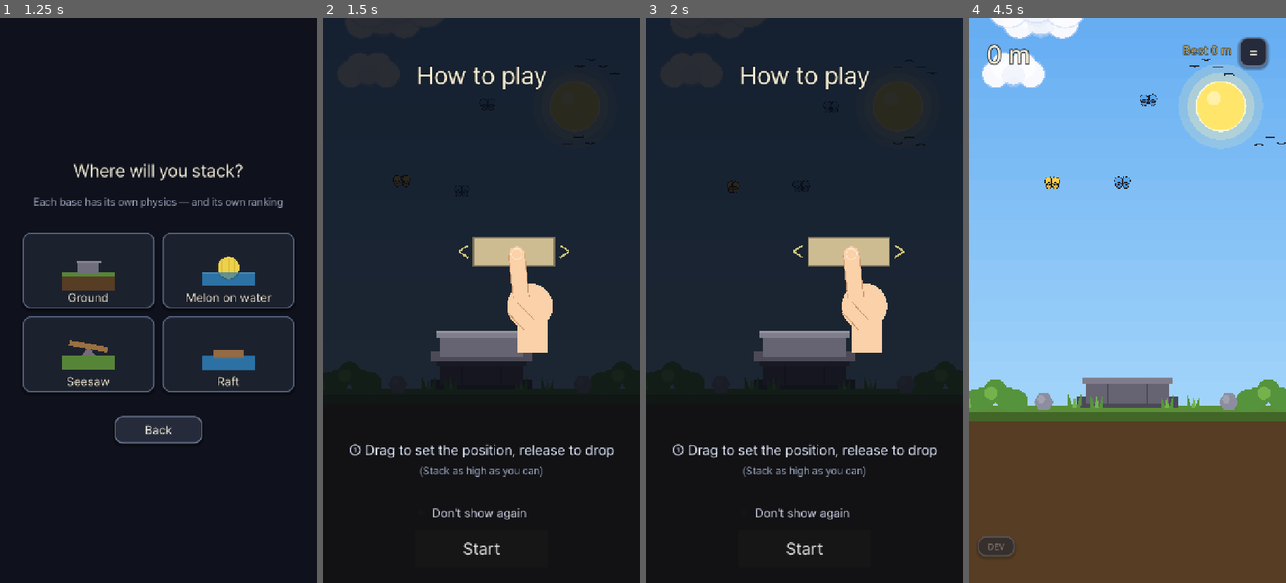
Above: before the commit, frames 1-4 (left to right).
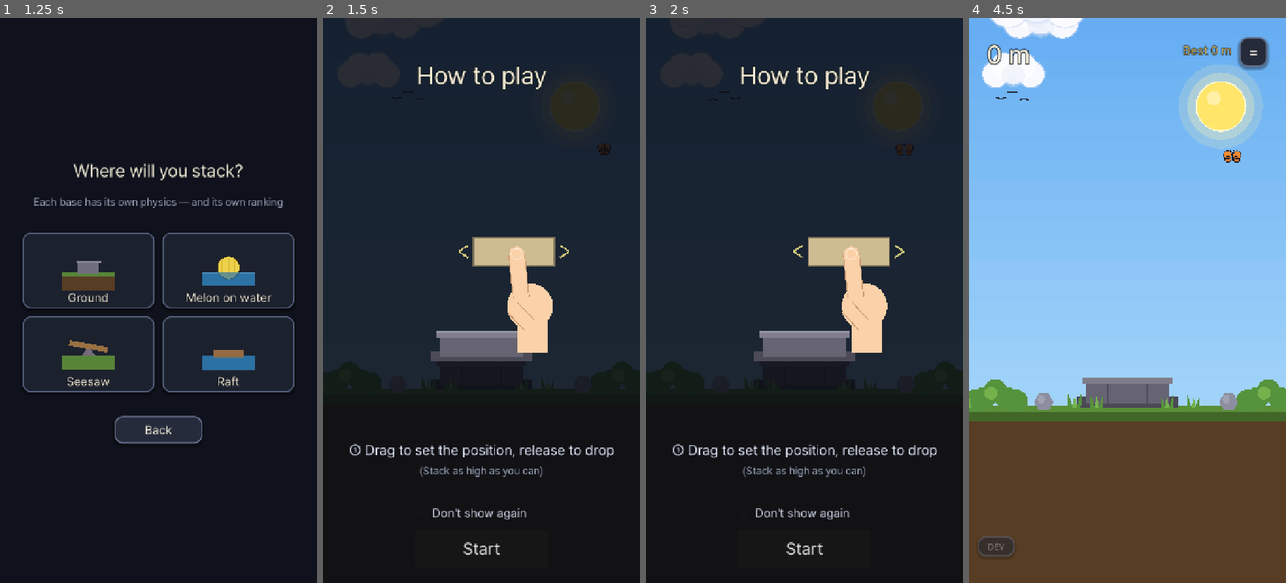
Above: after the commit, the same moments.

Repository: jungrok5/babel-tower
Game: Godot game, scene res://scenes/Main.tscn
The game is run twice, just before and just after one commit, with the same random seed, the same clock (stepped at 60 frames per second) and the same inputs.
Inputs:
- Up to frame 1 (1.25 s): click "Brick" at 0.5 s
- Up to frame 2 (1.5 s): click "Ground" at 1.25 s
- Up to frame 3 (2 s): no input
- Up to frame 4 (4.5 s): click "Don't show again" at 2 s; click "Don't show again" at 2.75 s; click "Don't show again" at 3.5 s; click "Start" at 4.25 s

Frame 1 is identical in both runs. In frame 2, 0.2% of the frame differs, in the area x 21-94%, y 7-32%; in frame 3, 0.2%; in frame 4, 0.4%, in the area x 8-100%, y 7-31%.

Commit message:
polish: 1 bird flock + 1 butterfly; no perching bird on unstable bases; steady background over bobbing float
- Ambient: a single bird flock and a single butterfly (was 2 + 3) — less busy.
- The landing/perching bird only spawns on the stable 'ground' base; on
  water/seesaw it blew the tower over, so it's disabled there.
- Camera and parallax sky now follow a smoothed height, so the melon/raft
  buoyancy bob no longer drags the whole background up and down — only the
  float and its blocks bob. HUD height uses the smoothed value too.

Co-Authored-By: Claude Opus 4.8 <noreply@anthropic.com>
Claude-Session: https://claude.ai/code/session_01Jx8xk1vyhwdsC6SaQay3dQ

Diff:
--- a/scripts/main.gd
+++ b/scripts/main.gd
@@ -33,6 +33,7 @@
 var current_base: Dictionary = {}   # 선택한 바닥 타입(땅/참외/시소/뗏목)
 var base: TowerBase = null          # 현재 바닥 물리 리그
 var peak_px: float = 0.0            # 이번 판에서 도달한 최고 실제 높이(px)
+var view_height_px: float = 0.0     # 카메라·배경용 '부드럽게 스무딩한' 높이(부력 출렁임 제거)
 var go_shake: float = 0.0           # 붕괴 순간의 카메라 흔들림 버스트
 var aiming := false                 # 손을 대고 위치를 조준 중인가
 var aim_x := BASE_X                 # 떨어뜨릴 가로 위치(월드 좌표)
@@ -244,6 +245,7 @@
 	blocks.clear()
 	score = 0
 	peak_px = 0.0
+	view_height_px = 0.0
 	aiming = false
 	settling = null
 	aim_x = BASE_X
@@ -578,6 +580,9 @@
 
 func _spawn_bird() -> void:
 	bird_timer = randf_range(7.0, 13.0)
+	# 앉는 새는 안정된 '땅' 바닥에서만 (물/시소 등 불안정 바닥에선 탑을 무너뜨려서 뺀다)
+	if current_base.get("id", "ground") != "ground":
+		return
 	var m := _meters()
 	if m < 10 or m > 150:          # 지면 근처·고공엔 (앉는) 새 없음
 		return
@@ -663,9 +668,11 @@
 	world_time += delta
 	if state != State.READY:
 		wind_cur = lerpf(wind_cur, 0.0, 0.05)   # 플레이 중이 아니면 바람 잦아듦
+	# 카메라·배경용 높이를 부드럽게 스무딩 → 참외/뗏목의 부력 출렁임이 배경까지 흔들지 않게
+	view_height_px = lerpf(view_height_px, _height_px(), 0.08)
 	if sky != null:
-		# 관찰 모드에선 카메라 고도로 하늘을 미리보기(우주까지), 그 외엔 실제 탑 높이
-		sky.meters = _inspect_view_meters() if inspect else float(_meters())
+		# 관찰 모드에선 카메라 고도로 하늘을 미리보기(우주까지), 그 외엔 스무딩한 탑 높이
+		sky.meters = _inspect_view_meters() if inspect else float(view_height_px * METERS_PER_PX)
 		sky.t = world_time
 		sky.wind = wind_cur
 	if wind_fx != null:
@@ -756,7 +763,9 @@
 		target = Vector2(BASE_X, GROUND_TOP_Y - 200.0)
 		z = 1.0
 	else:
-		target = Vector2(BASE_X, _tower_top_edge() - 200.0)
+		# 스무딩한 높이 기준(부력 출렁임에 카메라가 따라 흔들리지 않게)
+		var anchor := (base.base_line_y - view_height_px) if base != null else _tower_top_edge()
+		target = Vector2(BASE_X, anchor - 200.0)
 		# 높이 오를수록 줌아웃 → 작은 떨림도 크게 보이는 "공포" 시스템
 		z = clampf(1.0 - float(score) * 0.03, 0.42, 1.0)
 	var lerp_amt := 0.16 if inspect else 0.09
@@ -782,7 +791,7 @@
 		if inspect_hint != null:
 			inspect_hint.text = "%s   ·   ▲ %d m" % [Locale.t("inspect_hint"), int(_inspect_view_meters())]
 	elif playing:
-		height_label.text = "%d m" % _meters()
+		height_label.text = "%d m" % int(round(view_height_px * METERS_PER_PX))
 		best_label.text = "%s %d m" % [Locale.t("best_short"),
 			maxi(Graveyard.best_for(_rank_key()), _peak_meters())]
 
--- a/scripts/sky.gd
+++ b/scripts/sky.gd
@@ -68,10 +68,8 @@
 ## 환경요소를 매 판마다 새로 뿌린다(랜덤 · 희귀 요소 포함) → "이번엔 뭐가 보일까"
 func regen_env() -> void:
 	_env.clear()
-	for i in 3:
-		_add("butterfly", randf_range(3.0, 40.0), {"col": _pick(_BFLY_COLS), "ph": randf() * TAU, "par": randf_range(1.05, 1.3)})
-	for i in 2:
-		_add("birdflock", randf_range(30.0, 110.0), {"n": randi_range(3, 5), "dir": _dir(), "spd": randf_range(22.0, 42.0), "par": randf_range(0.7, 1.0)})
+	_add("butterfly", randf_range(4.0, 40.0), {"col": _pick(_BFLY_COLS), "ph": randf() * TAU, "par": randf_range(1.05, 1.3)})
+	_add("birdflock", randf_range(30.0, 110.0), {"n": randi_range(3, 5), "dir": _dir(), "spd": randf_range(22.0, 42.0), "par": randf_range(0.7, 1.0)})
 	for i in 2:
 		_add("balloon", randf_range(60.0, 260.0), {"col": _pick(_BAL_COLS), "rise": randf_range(4.0, 9.0), "ph": randf() * TAU, "par": randf_range(0.85, 1.15)})
 	if randf() < 0.8:
